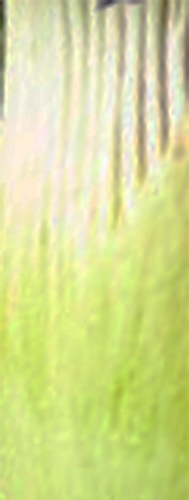
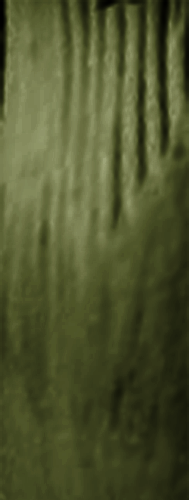
Two versions of the same layered image (189 x 500). Layer-by-layer changes:
pixels changed over (x1=0, y1=0, x2=189, y2=500) (layer not identified)
